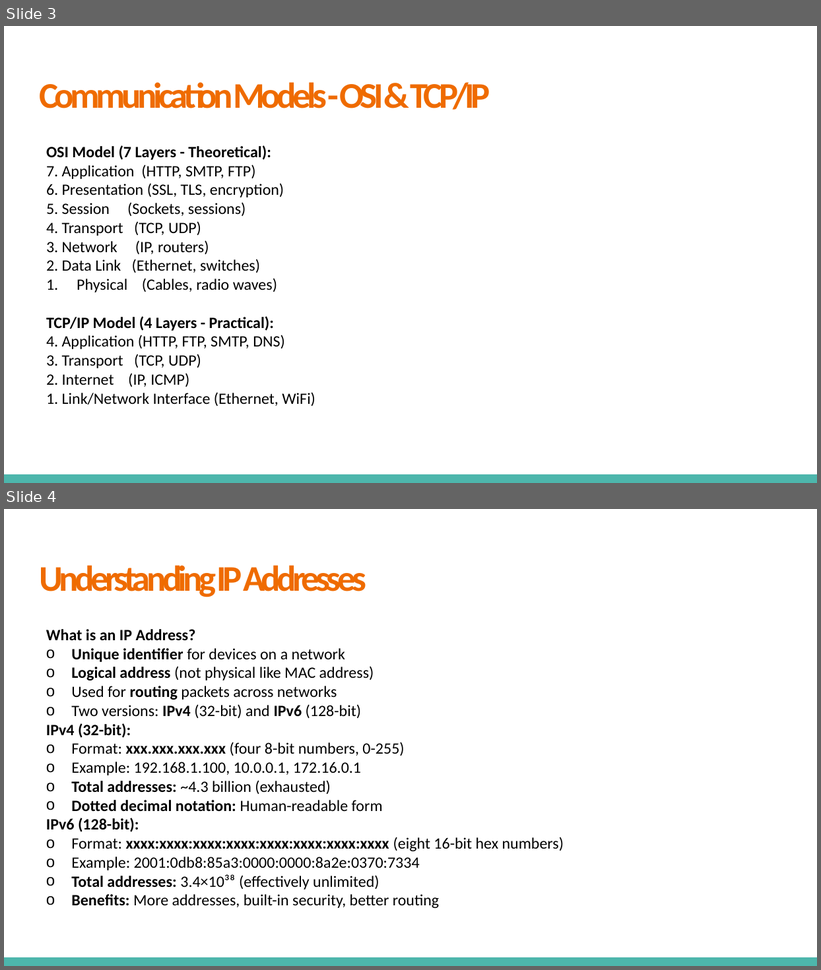
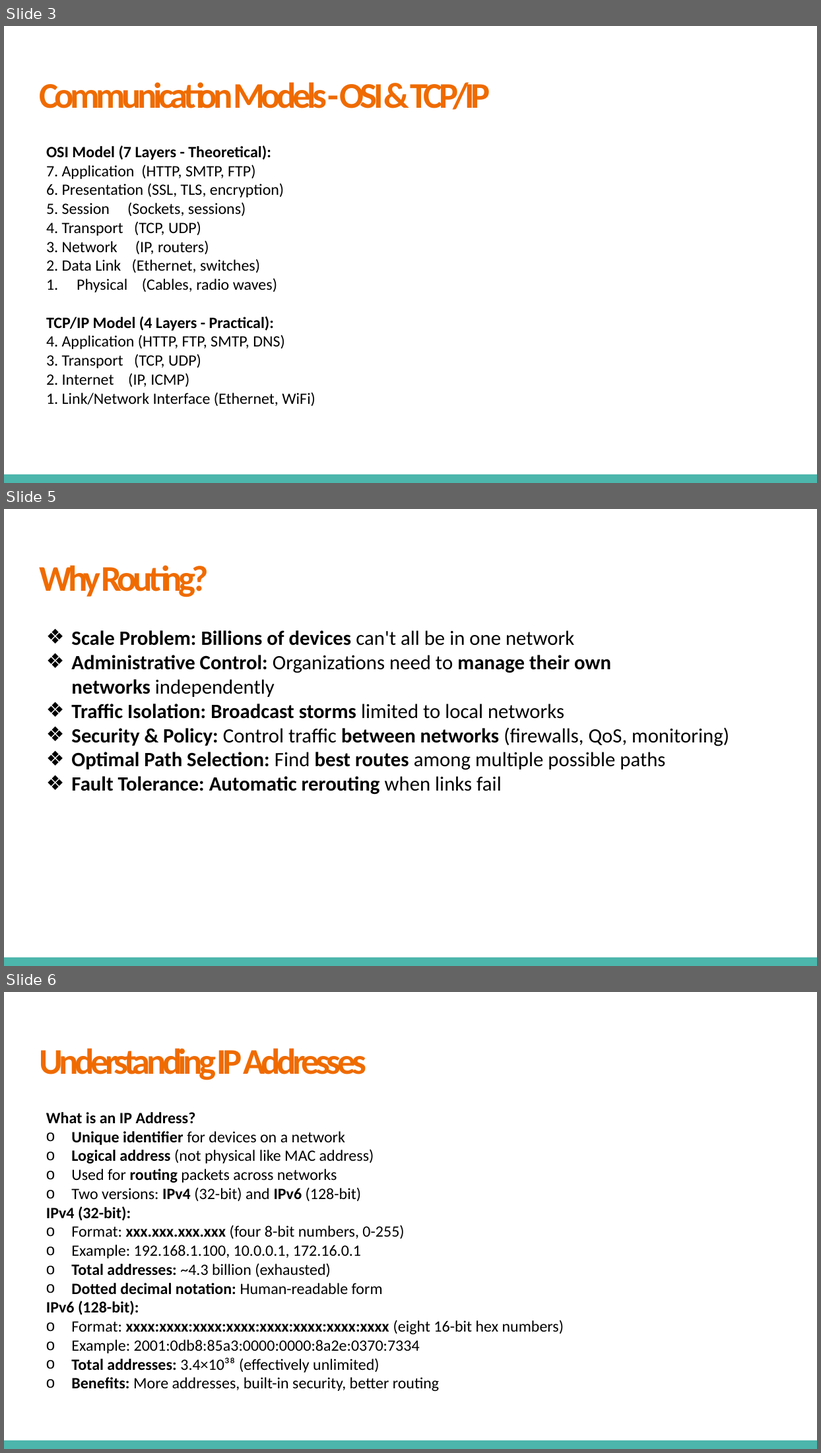
Before and after one commit to VikashChauhan51/system-design, a slide deck: High Level System Design/Fundamentals/4. Communication Networks and Protocols/Communication Networks & Protocols.pptx. Shown one above the other, each under a label of ours: slides 3 and 4 before the commit, slides 3, 5 and 6 after it; the slides between them are not shown. The pictures are 821x970 and 821x1453 pixels, drawn with LibreOffice and Linux fonts; fonts in the diff are those of the drawing. Boxes give left, top, right and bottom in pixels: in the first picture for what was removed or moved away, otherwise in the second. Text is boxed around its words. In the diff, an @@ line names an element or a change of style, - is before the commit and + after.

Commit message:
networks  communication and protocols

```diff
--- a/High Level System Design/Fundamentals/4. Communication Networks and Protocols/Communication Networks & Protocols.pptx
+++ b/High Level System Design/Fundamentals/4. Communication Networks and Protocols/Communication Networks & Protocols.pptx
@@ slide 5 added at [4,509,817,966], background #FFFFFF; not listed: 1 template element that a slide beside it also shows @@
@@ title added at [40,565,209,597], 32 pt, text #EF6B00, bold @@
+Why Routing?
@@ text added at [71,630,729,795], 18 pt, text #000000, bold @@
+❖ Scale Problem: Billions of devices can't all be in one network
+❖ Administrative Control: Organizations need to manage their own networks independently
+❖ Traffic Isolation: Broadcast storms limited to local networks
+❖ Security & Policy: Control traffic between networks (firewalls, QoS, monitoring)
+❖ Optimal Path Selection: Find best routes among multiple possible paths
+❖ Fault Tolerance: Automatic rerouting when links fail
@@ what was slide 4 is now slide 6 @@
```
Also in this commit, not shown: 5 slides changed, 23 other slides added, 1 slide removed.
